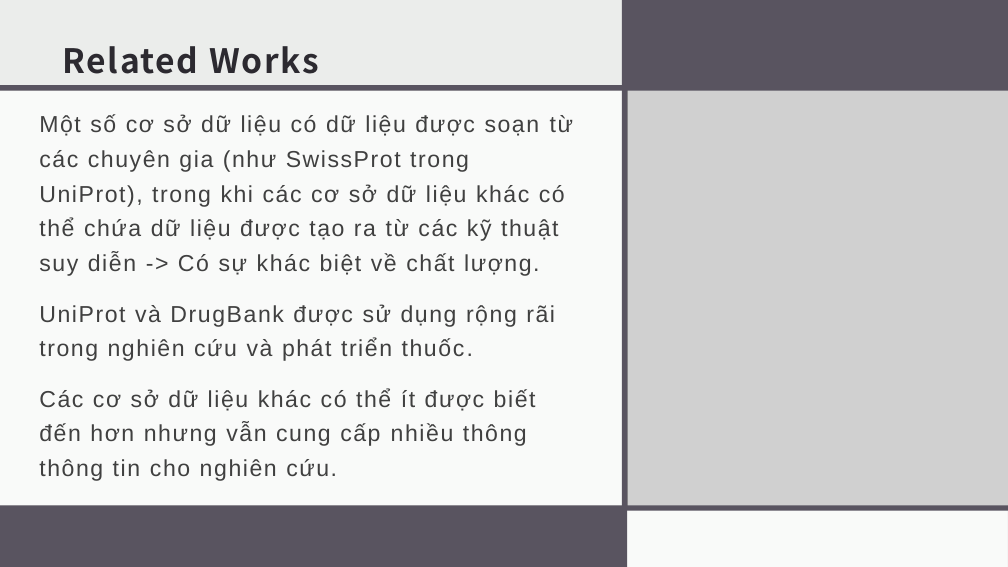
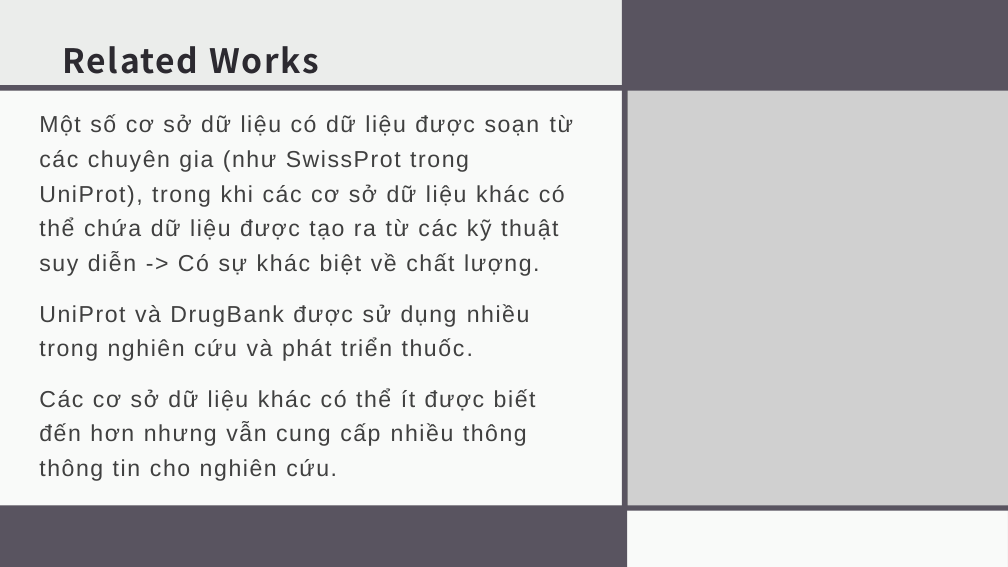
Before and after one commit to phungbminh/graph-data-science, a slide deck: slide 6 of working/session-02/seminar-BioKG.pptx. Drawn at 1008x567 pixels with LibreOffice and Linux fonts; fonts in the diff are those of the drawing; grey boxes stand for pictures. Boxes give left, top, right and bottom in pixels: in the first picture for what was removed or moved away, otherwise in the second. Text is boxed around its words. In the diff, an @@ line names an element or a change of style, - is before the commit and + after.

```diff
--- a/working/session-02/seminar-BioKG.pptx
+++ b/working/session-02/seminar-BioKG.pptx
@@ text at bbox=[39, 304, 530, 361]: text changed @@
-UniProt và DrugBank được sử dụng rộng rãi trong nghiên cứu và phát triển thuốc.
+UniProt và DrugBank được sử dụng nhiều trong nghiên cứu và phát triển thuốc.
```
Also in this commit, not shown: 1 other slide changed, 2 slides added, 1 other file.
